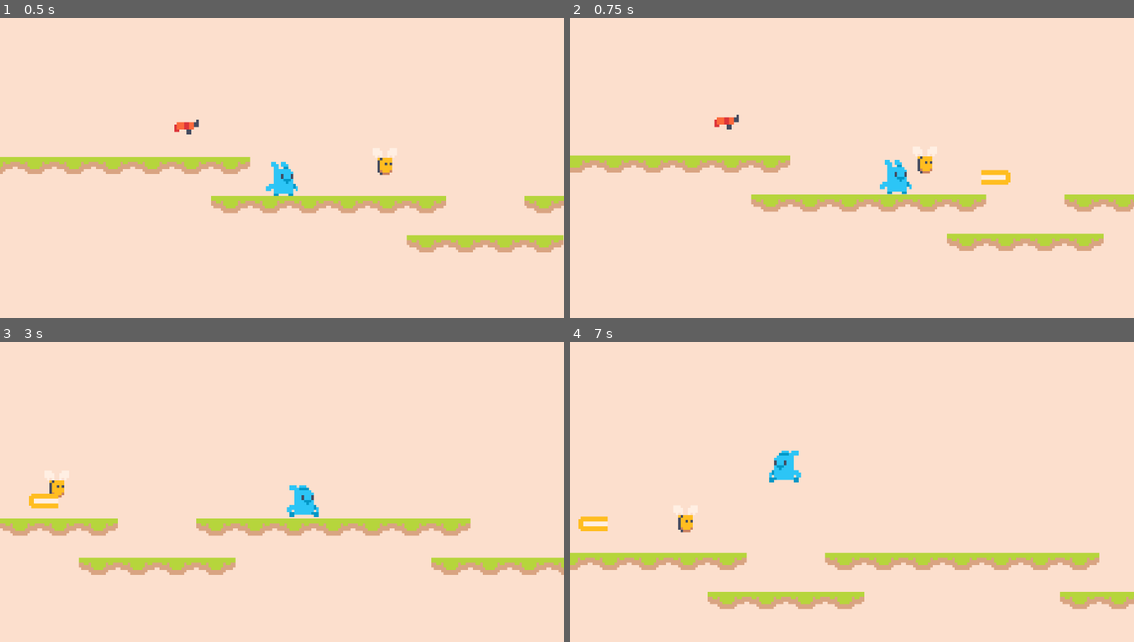
Above: before the commit, frames 1-4 (two rows, left to right).
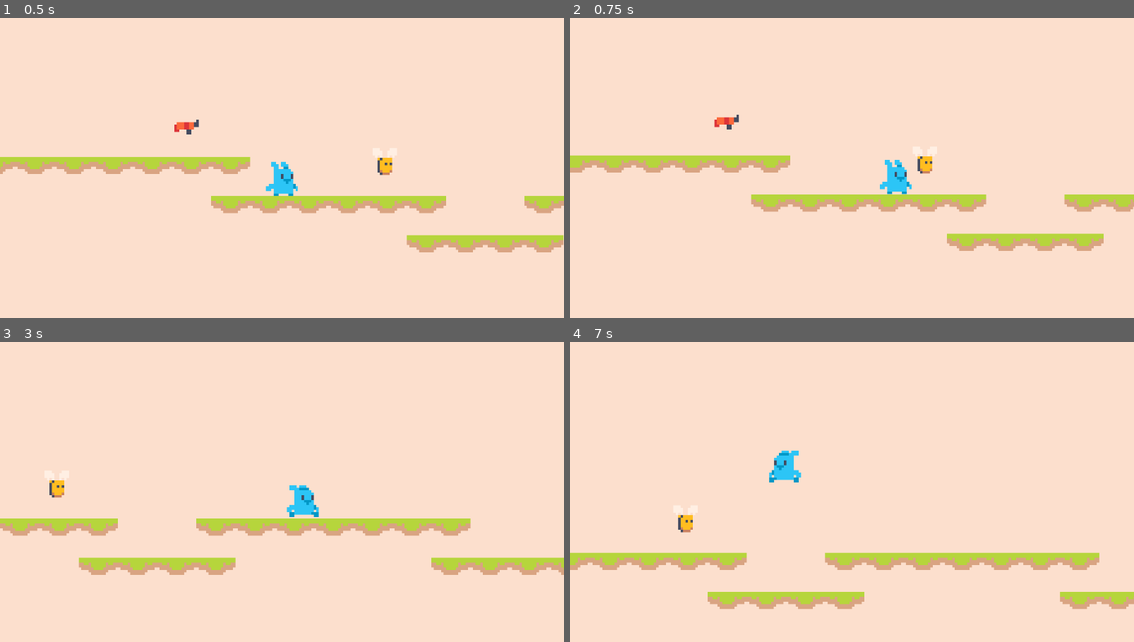
Above: after the commit, the same moments.

Repository: heliosalesjr/shaungodot
Game: Godot game, scene res://scenes/game.tscn
Two runs of this game, one before a commit and one after it. Both use one fixed random seed, a clock stepped at 60 frames per second and the inputs below.
Inputs:
- Up to frame 1 (0.5 s): no input
- Up to frame 2 (0.75 s): hold Right (right) from 0.53 s (still down); hold Down (shoot) from 0.53 s (still down)
- Up to frame 3 (3 s): tap Up (jump) at 0.77, 1.52 s; release Down (shoot) at 1.28 s; tap Down (shoot) at 1.35, 2.85 s; release Right (right) at 2.03 s; hold Left (left) 2.03-2.78 s; hold Down (shoot) 2.03-2.78 s; hold Right (right) from 2.78 s (still down)
- Up to frame 4 (7 s): tap Up (jump) at 3.02, 3.77, 4.52, 6.02, 6.77 s; hold Down (shoot) 3.53-4.28 s; release Right (right) at 4.28 s; hold Left (left) 4.28-5.03 s; tap Down (shoot) at 4.35, 5.85 s; hold Right (right) 5.03-5.78 s; hold Down (shoot) 5.03-5.78 s; hold Left (left) from 5.78 s (still down); hold Down (shoot) from 6.53 s (still down)

Frame 1 is identical in both runs. In frame 2, 0.2% of the frame differs, in the area x 72-79%, y 50-56%; in frame 3, 0.2%; in frame 4, 0.2%.

Commit message:
bee script

Diff:
--- /dev/null
+++ b/scenes/bee.gd
@@ -0,0 +1,5 @@
+extends Area2D
+
+func _on_area_entered(area):
+	print('bee was hit')
+	area.queue_free()
--- a/scenes/bee.tscn
+++ b/scenes/bee.tscn
@@ -1,5 +1,6 @@
-[gd_scene load_steps=3 format=3 uid="uid://dpa6db8425hyk"]
+[gd_scene load_steps=4 format=3 uid="uid://dpa6db8425hyk"]
 
+[ext_resource type="Script" path="res://scenes/bee.gd" id="1_7buio"]
 [ext_resource type="Texture2D" uid="uid://c6dmv7d81a53m" path="res://assets/graphics/Enemies/bee/0.png" id="1_oe85f"]
 
 [sub_resource type="CapsuleShape2D" id="CapsuleShape2D_rk43o"]
@@ -9,9 +10,12 @@
 [node name="Bee" type="Area2D"]
 collision_layer = 4
 collision_mask = 19
+script = ExtResource("1_7buio")
 
 [node name="Sprite2D" type="Sprite2D" parent="."]
 texture = ExtResource("1_oe85f")
 
 [node name="CollisionShape2D" type="CollisionShape2D" parent="."]
 shape = SubResource("CapsuleShape2D_rk43o")
+
+[connection signal="area_entered" from="." to="." method="_on_area_entered"]
